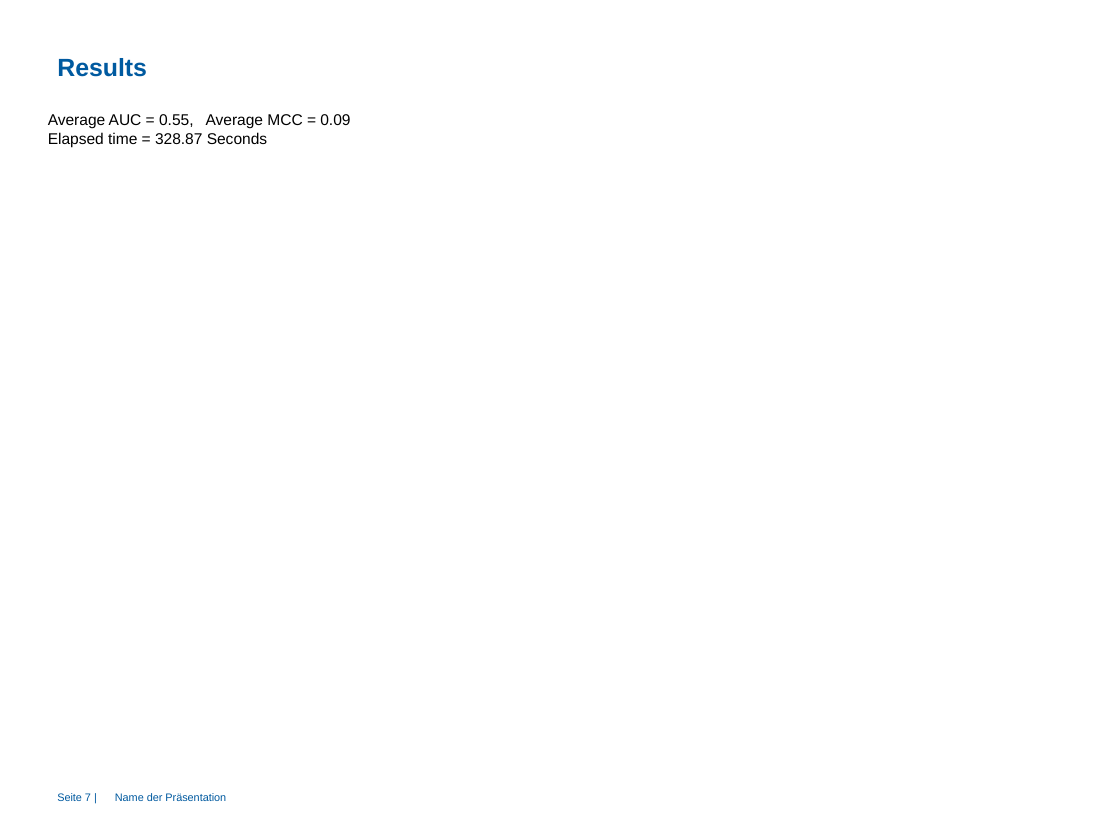
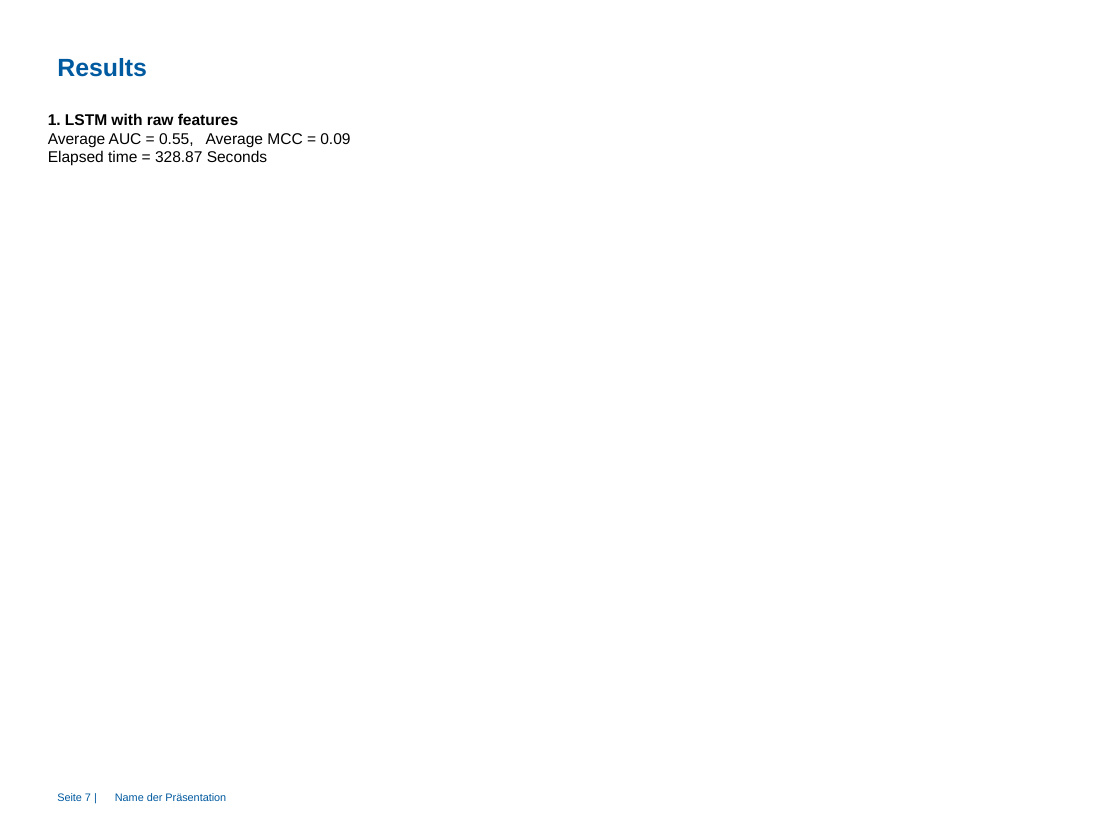
Before and after one commit to augustkx/FoodAllergyPredictor_Reproduce-2, a slide deck: slide 7 of Summary.pptx. Drawn at 1120x840 pixels with LibreOffice and Linux fonts; fonts in the diff are those of the drawing; background and template pictures are left out. Boxes give left, top, right and bottom in pixels: in the first picture for what was removed or moved away, otherwise in the second. Text is boxed around its words. In the diff, an @@ line names an element or a change of style, - is before the commit and + after.

Commit message:
results explanation

```diff
--- a/Summary.pptx
+++ b/Summary.pptx
@@ text at bbox=[48, 113, 238, 125]: paragraph added @@
+1. LSTM with raw features
```
Also in this commit, not shown: 1 other slide changed.
